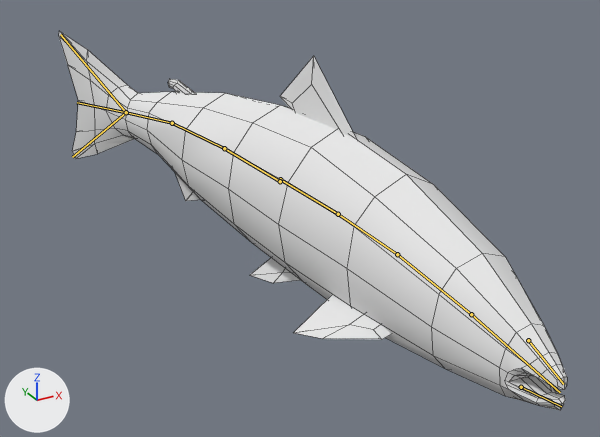
Before and after pictures for a commit that changed the Blender file Assets/Models/Creatures/Salmon.blend.
One viewpoint serves both versions: a 50 mm lens placed at (-0.565, -1.155, 0.475), pointed at (0.032, -0.071, -0.068). Every picture has the same lights, and +X, +Y and +Z are marked at lower left. Both versions are drawn at frame 10 of the action 'Swim'; the numbers are the values there. The bones that bend it are drawn over the model as lines. Mesh edges are drawn as thin lines. Objects named as collision shapes, trigger or cutter boxes, shadow casters or lower levels of detail are left out.

In view in the first picture: 'Salmon_LOD0'.
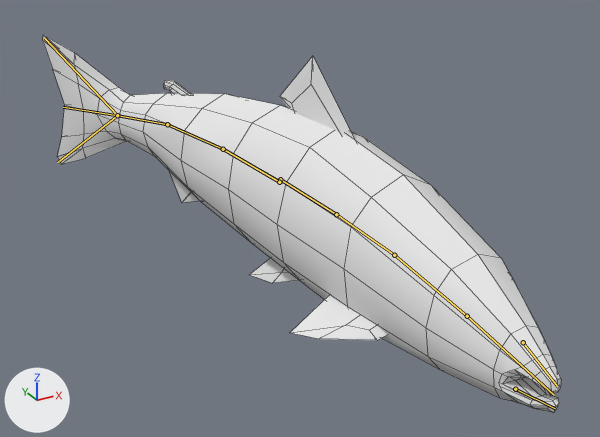
Commit message: Tweaks to salmon animation, plus multi-salmon test scene.

What differs and where, as boxes (x1, y1, x2, y2) in the pictures (600 x 437 px):
```json
{"object": "Salmon_LOD0", "change": "posed", "before": [59, 31, 567, 410], "after": [43, 35, 561, 413]}
{"bone": "Root", "before": "(280, 179) to (338, 214)", "after": "(280, 179) to (336, 214)"}
{"bone": "Rear 1", "before": "(280, 181) to (224, 148)", "after": "(279, 182) to (223, 149)"}
{"bone": "Rear 2", "before": "(224, 148) to (172, 123)", "after": "(223, 149) to (167, 124)"}
{"bone": "Rear 3", "before": "(172, 123) to (126, 112)", "after": "(167, 124) to (117, 115)"}
{"bone": "Tail", "before": "(126, 112) to (77, 102)", "after": "(117, 115) to (63, 107)"}
```

Scene script edits in JSON lines:
```json
{"block": "bone_root", "where": "bone_root = bpy.data.objects['Armature'].pose.bones['Root']"}
{"op": "set", "path": "bone_root.rotation_quaternion", "old": "(0.999, -0.003, -0.003, 0.028)", "new": "(0.999, -0.003, -0.003, 0.021)", "note": "degrees (0, 0, 3) -> degrees (0, 0, 2)"}
{"block": "bone_rear_1", "where": "bone_rear_1 = bpy.data.objects['Armature'].pose.bones['Rear 1']  # child of 'Root'"}
{"op": "set", "path": "bone_rear_1.rotation_quaternion", "old": "(0.995, -0.003, 0.001, 0.047)", "new": "(0.995, -0.003, 0.002, 0.061)", "note": "degrees (0, 0, 5) -> degrees (0, 0, 7)"}
{"block": "bone_rear_2", "where": "bone_rear_2 = bpy.data.objects['Armature'].pose.bones['Rear 2']  # child of 'Rear 1'"}
{"op": "set", "path": "bone_rear_2.rotation_quaternion", "old": "(0.995, -0.002, 0.002, 0.05)", "new": "(0.995, -0.002, 0.003, 0.065)", "note": "degrees (0, 0, 6) -> degrees (0, 0, 8)"}
{"block": "bone_rear_3", "where": "bone_rear_3 = bpy.data.objects['Armature'].pose.bones['Rear 3']  # child of 'Rear 2'"}
{"op": "set", "path": "bone_rear_3.rotation_quaternion", "old": "(0.996, -0.002, -0.004, 0.045)", "new": "(0.996, -0.002, -0.005, 0.058)", "note": "degrees (0, 0, 5) -> degrees (0, -1, 7)"}
{"block": "bone_tail", "where": "bone_tail = bpy.data.objects['Armature'].pose.bones['Tail']  # child of 'Rear 3'"}
{"op": "set", "path": "bone_tail.rotation_quaternion", "old": "(0.994, -0.002, -0.002, -0.076)", "new": "(0.994, -0.002, -0.002, -0.098)", "note": "degrees (0, 0, -9) -> degrees (0, 0, -11)"}
```
